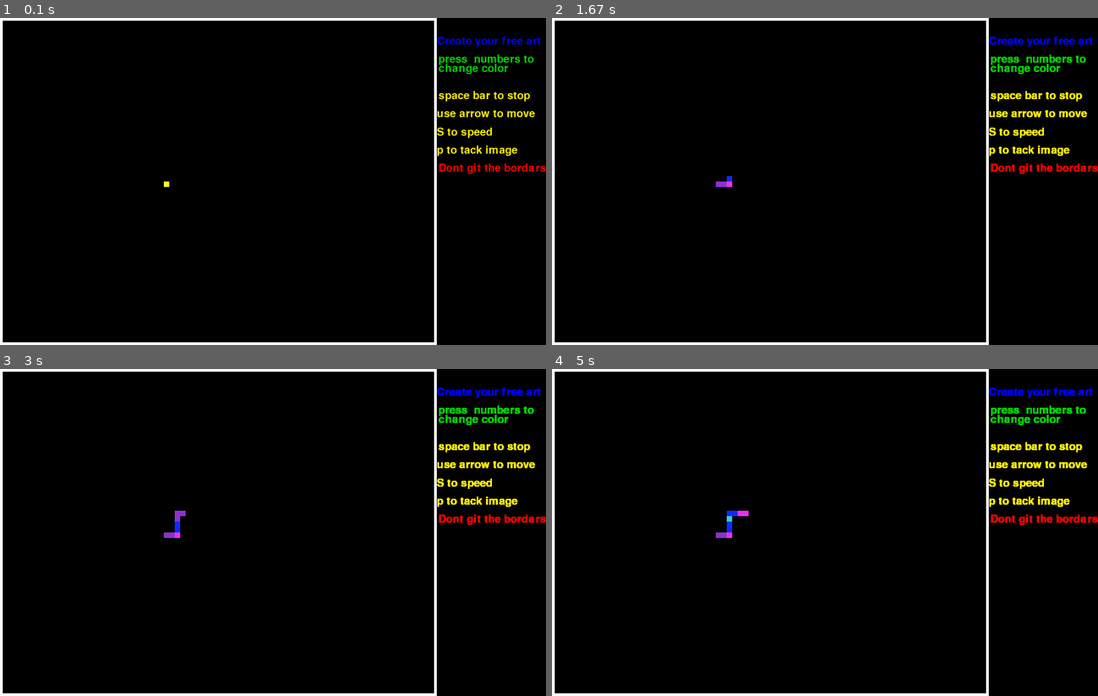
Above: before the commit, frames 1-4 (two rows, left to right).
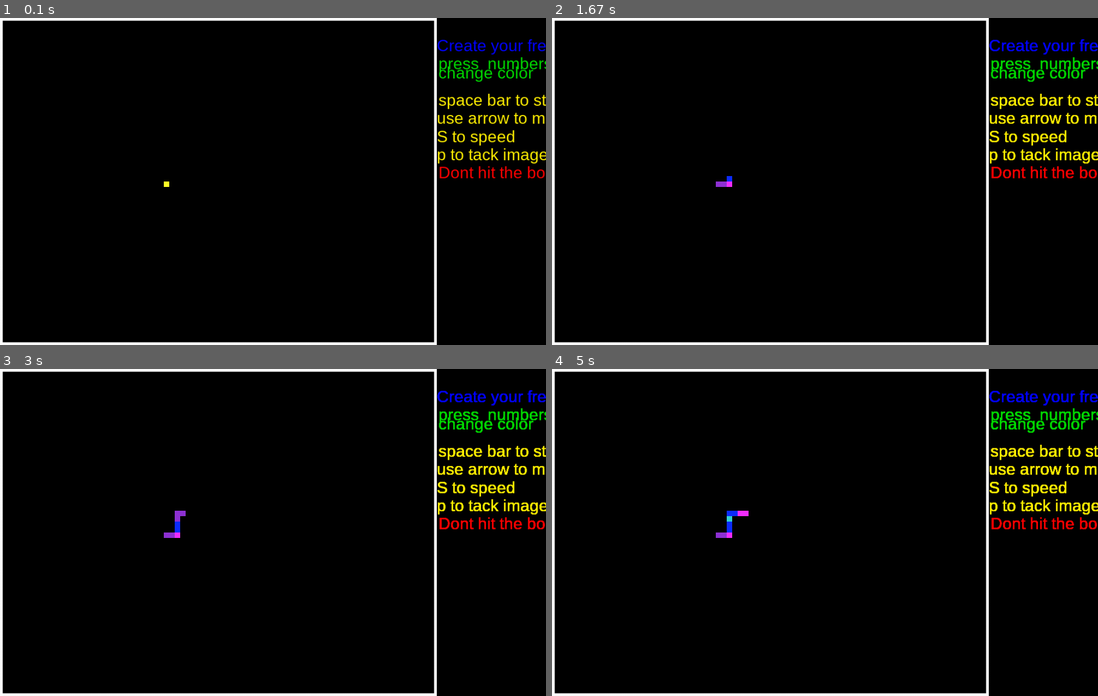
Above: after the commit, the same moments.

Repository: Umer-Faruk/Pygame_projects
Game: pygame game, started from Showart/Showart.py
Same seed, same stepped clock (60 frames per second), same inputs: the game is played once before the commit and once after it.
Inputs:
- Up to frame 1 (0.1 s): no input
- Up to frame 2 (1.67 s): tap 1 at 0.33 s; hold Right 0.67-1.13 s; tap 0 at 0.82 s; hold Space from 1.17 s (still down); hold Up from 1.17 s (still down); tap 2 at 1.32 s
- Up to frame 3 (3 s): release Space at 1.8 s; release Up at 1.8 s; hold Up 1.83-2.63 s; tap 1 at 1.98 s; hold Right from 2.67 s (still down); tap 0 at 2.82 s
- Up to frame 4 (5 s): release Right at 3.55 s; hold Left 3.58-4.52 s; tap 2 at 3.73 s; hold 3 from 4.55 s (still down); hold Down from 4.55 s (still down); tap 1 at 4.7 s

The runs differ from the first frame. In frame 1, 3.4% of the frame differs, in the area x 80-100%, y 5-50%; in frame 2, 3.6%; in frame 3, 3.6%; in frame 4, 3.7%.

Commit message:
adding image

Diff:
--- a/Mysuparman/MySuparman.py
+++ b/Mysuparman/MySuparman.py
@@ -123,8 +123,8 @@
         w += 50
 
 
-    message("1:valume ++",(255,255,255),0,0)
-    message("2:valume --",(255,255,255),0,100)
+    message("1:volume ++",(255,255,255),0,0)
+    message("2:volume --",(255,255,255),0,100)
     message("Score:", (255, 255, 51), 0, 200)
     score += 1
     message(str(score), (255, 255, 255), 300, 200)
--- a/Showart.py
+++ /dev/null
@@ -1,174 +0,0 @@
-
-try:
-    import pkg_resources.py2_warn
-    import pygame as pg
-    import time
-    import random
-except ImportError:
-    pass
-
-pg.init()
-
-
-
-
-
-def incresspeed(speed):
-     speed = speed + 1
-     return speed
-
-
-# food = {
-#      'fx':200,
-#      'fy':200,
-# }
-
-# class food():
-
-#      fx = 200
-#      fy = 200
-#      def __init__(self):
-#           self.fx = 200
-#           self.fy = 200
-
-#      def newfood(self):
-#           print("new food cal")
-#           food.fx = random.randrange(800-10)
-#           food.fy = random.randrange(600-10)
-
-
-
-dis_width = 800
-dis_height = 600
-
-dis = pg.display.set_mode((dis_width+200,dis_height))
-pg.display.set_caption('Show your art')
-
-font_style = pg.font.SysFont(None, 30)
-def message(msg, color,w,h):
-    mesg = font_style.render(msg, True, color)
-    dis.blit(mesg, [w/3, h/3])
-
-# def newfood(self):
-#           print("new food cal")
-#           food.fx = random.randrange(800-10)
-#           food.fy = random.randrange(600-10)
-
-
-def mainloop():
-
-     clock = pg.time.Clock()
-     over = False
-
-     pw = 10
-     ph = 10
-     x1 = 300
-     y1 = 300
-     fx = 200
-     fy = 200
-
-     # fx = 200
-     # fy = 200
-     newx = 0
-     newy = 0
-     col = (255,255,41)
-     speed = 3
-
-
-
-     while not over :
-          for event in pg.event.get():
-               if event.type == pg.QUIT:
-                    over = True
-               # print('event')
-
-               if event.type == pg.KEYDOWN:
-                    if event.key == pg.K_RIGHT:
-                         newx = 10
-                         newy = 0
-                    if event.key == pg.K_LEFT:
-                         newx = -10
-                         newy =0
-                    if event.key == pg.K_UP:
-                         newy = -10
-                         newx =0
-                    if event.key == pg.K_DOWN:
-                         newy = 10
-                         newx = 0
-                    if event.key == pg.K_0:
-                         col = (243,47,255)
-                    if event.key == pg.K_1:
-                         col = (143,51,213)
-                    if event.key == pg.K_2:
-                         col = (14,45,255)
-                    if event.key == pg.K_3:
-                         col = (51,208,213)
-                    if event.key == pg.K_4:
-                         col = (49,158,32)
-                    if event.key == pg.K_5:
-                         col = (179,156,40)
-                    if event.key == pg.K_6:
-                         col = (21,162,222)
-                    if event.key == pg.K_7:
-                         col = (179,16,40)
-                    if event.key == pg.K_8:
-                         col = (19,156,140)
-                    if event.key == pg.K_9:
-                         col = (238,156,34)
-                    if event.key == pg.K_SPACE:
-                         print("stop")
-                         newy = 0
-                         newx = 0
-                    if event.key == pg.K_s:
-                         print("speed incres")
-                         # incresspeed(speed)
-                         speed = speed + 1
-                    # if event.key == pg.K_p:
-                         # print("tack the image of scrre")
-                         # pg.image.save(dis, "screenshot.jpeg")
-
-
-
-          message("Create your free art",(0,5,255),800*3 ,100)
-          message("press  numbers to ",(0,220,0),800*3+10  , 200)
-          message("change color ",(0,220,0),800*3+10  , 250)
-          message("space bar to stop ",(255,240,0),800*3+10  , 400)
-          message("use arrow to move ",(255,240,0),800*3 ,500)
-          message("S to speed",(255,240,0),800*3 ,600)
-          message("p to tack image",(255,240,0),800*3 ,700)
-          message("Dont git the bordars",(255,0,0),800*3+10  , 800)
-
-
-          if x1 >= dis_width or x1 < 0 or y1 >= dis_height or y1 <0:
-               message("game over",(255,255,255),dis_width,dis_height)
-               over=True
-                    # newx =0
-                    # newy =0
-                    # print("hit the borders")
-
-
-
-          x1 += newx
-          y1 += newy
-          # dis.fill([255,255,255])
-
-
-          # if x1 == food.fx and y1 == food.fy :
-          #      print("hit")
-          #      pw +=5
-          #      ph +=5
-               # food.newfood()
-
-          pg.draw.rect(dis,(255,255,255),[0,0,800,600],5)
-          pg.draw.rect(dis,col,[x1,y1,10,10])
-          # pg.draw.rect(dis,(255,0,0),[food.fx,food.fy,10,10])
-          # pg.draw.rect(dis,(243,47,255),[800 ,100 ,15,15])
-
-          pg.display.update()
-          clock.tick(speed)
-     # dis.blit("game over", [dis_width/2, dis_height/2])
-     pg.quit()
-     quit()
-
-if __name__ == "__main__":
-    mainloop()
--- /dev/null
+++ b/Showart/Showart.py
@@ -0,0 +1,174 @@
+
+try:
+    import pkg_resources.py2_warn
+    import pygame as pg
+    import time
+    import random
+except ImportError:
+    pass
+
+pg.init()
+
+
+
+
+
+def incresspeed(speed):
+     speed = speed + 1
+     return speed
+
+
+# food = {
+#      'fx':200,
+#      'fy':200,
+# }
+
+# class food():
+
+#      fx = 200
+#      fy = 200
+#      def __init__(self):
+#           self.fx = 200
+#           self.fy = 200
+
+#      def newfood(self):
+#           print("new food cal")
+#           food.fx = random.randrange(800-10)
+#           food.fy = random.randrange(600-10)
+
+
+
+dis_width = 800
+dis_height = 600
+
+dis = pg.display.set_mode((dis_width+200,dis_height))
+pg.display.set_caption('Show your art')
+
+font_style = pg.font.SysFont("Arial", 30)
+def message(msg, color,w,h):
+    mesg = font_style.render(msg, True, color)
+    dis.blit(mesg, [w/3, h/3])
+
+# def newfood(self):
+#           print("new food cal")
+#           food.fx = random.randrange(800-10)
+#           food.fy = random.randrange(600-10)
+
+
+def mainloop():
+
+     clock = pg.time.Clock()
+     over = False
+
+     pw = 10
+     ph = 10
+     x1 = 300
+     y1 = 300
+     fx = 200
+     fy = 200
+
+     # fx = 200
+     # fy = 200
+     newx = 0
+     newy = 0
+     col = (255,255,41)
+     speed = 3
+
+
+
+     while not over :
+          for event in pg.event.get():
+               if event.type == pg.QUIT:
+                    over = True
+               # print('event')
+
+               if event.type == pg.KEYDOWN:
+                    if event.key == pg.K_RIGHT:
+                         newx = 10
+                         newy = 0
+                    if event.key == pg.K_LEFT:
+                         newx = -10
+                         newy =0
+                    if event.key == pg.K_UP:
+                         newy = -10
+                         newx =0
+                    if event.key == pg.K_DOWN:
+                         newy = 10
+                         newx = 0
+                    if event.key == pg.K_0:
+                         col = (243,47,255)
+                    if event.key == pg.K_1:
+                         col = (143,51,213)
+                    if event.key == pg.K_2:
+                         col = (14,45,255)
+                    if event.key == pg.K_3:
+                         col = (51,208,213)
+                    if event.key == pg.K_4:
+                         col = (49,158,32)
+                    if event.key == pg.K_5:
+                         col = (179,156,40)
+                    if event.key == pg.K_6:
+                         col = (21,162,222)
+                    if event.key == pg.K_7:
+                         col = (179,16,40)
+                    if event.key == pg.K_8:
+                         col = (19,156,140)
+                    if event.key == pg.K_9:
+                         col = (238,156,34)
+                    if event.key == pg.K_SPACE:
+                         print("stop")
+                         newy = 0
+                         newx = 0
+                    if event.key == pg.K_s:
+                         print("speed incres")
+                         # incresspeed(speed)
+                         speed = speed + 1
+                    # if event.key == pg.K_p:
+                         # print("tack the image of scrre")
+                         # pg.image.save(dis, "screenshot.jpeg")
+
+
+
+          message("Create your free art",(0,5,255),800*3 ,100)
+          message("press  numbers to ",(0,220,0),800*3+10  , 200)
+          message("change color ",(0,220,0),800*3+10  , 250)
+          message("space bar to stop ",(255,240,0),800*3+10  , 400)
+          message("use arrow to move ",(255,240,0),800*3 ,500)
+          message("S to speed",(255,240,0),800*3 ,600)
+          message("p to tack image",(255,240,0),800*3 ,700)
+          message("Dont hit the bordars",(255,0,0),800*3+10  , 800)
+
+
+          if x1 >= dis_width or x1 < 0 or y1 >= dis_height or y1 <0:
+               message("game over",(255,255,255),dis_width,dis_height)
+               over=True
+                    # newx =0
+                    # newy =0
+                    # print("hit the borders")
+
+
+
+          x1 += newx
+          y1 += newy
+          # dis.fill([255,255,255])
+
+
+          # if x1 == food.fx and y1 == food.fy :
+          #      print("hit")
+          #      pw +=5
+          #      ph +=5
+               # food.newfood()
+
+          pg.draw.rect(dis,(255,255,255),[0,0,800,600],5)
+          pg.draw.rect(dis,col,[x1,y1,10,10])
+          # pg.draw.rect(dis,(255,0,0),[food.fx,food.fy,10,10])
+          # pg.draw.rect(dis,(243,47,255),[800 ,100 ,15,15])
+
+          pg.display.update()
+          clock.tick(speed)
+     # dis.blit("game over", [dis_width/2, dis_height/2])
+     pg.quit()
+     quit()
+
+if __name__ == "__main__":
+    mainloop()
Not shown, changed: Mysuparman/README.md
Not shown, added: Showart/README.md
Binary file added: image.png
Not shown, added: Mysuparman/dist/MySuparman/MySuparman
Not shown, added: Mysuparman/dist/MySuparman/assets/Honaa.wav
Not shown, added: Mysuparman/dist/MySuparman/assets/buildings.png
Not shown, added: Mysuparman/dist/MySuparman/assets/fullmone.jpeg
Not shown, added: Mysuparman/dist/MySuparman/assets/helth.png
Not shown, added: Mysuparman/dist/MySuparman/assets/ring.png
Not shown, added: Mysuparman/dist/MySuparman/assets/suparman.png
